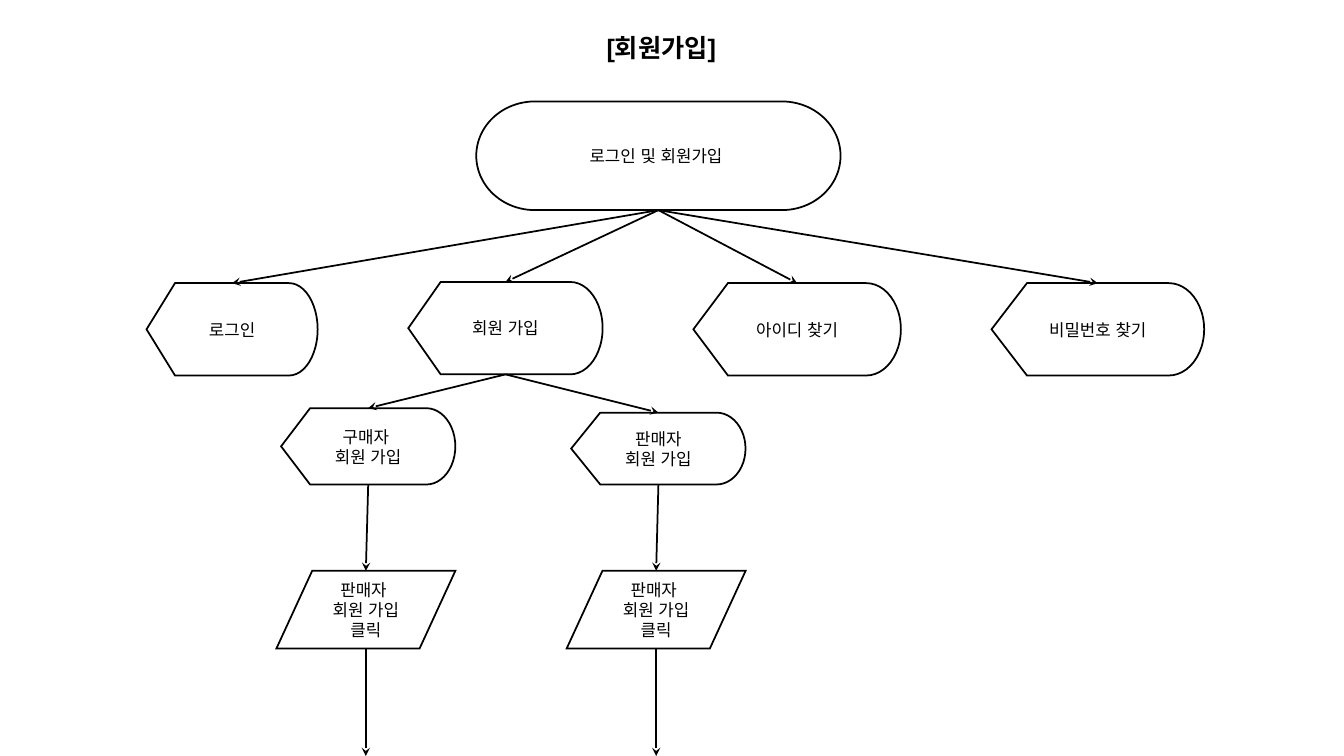
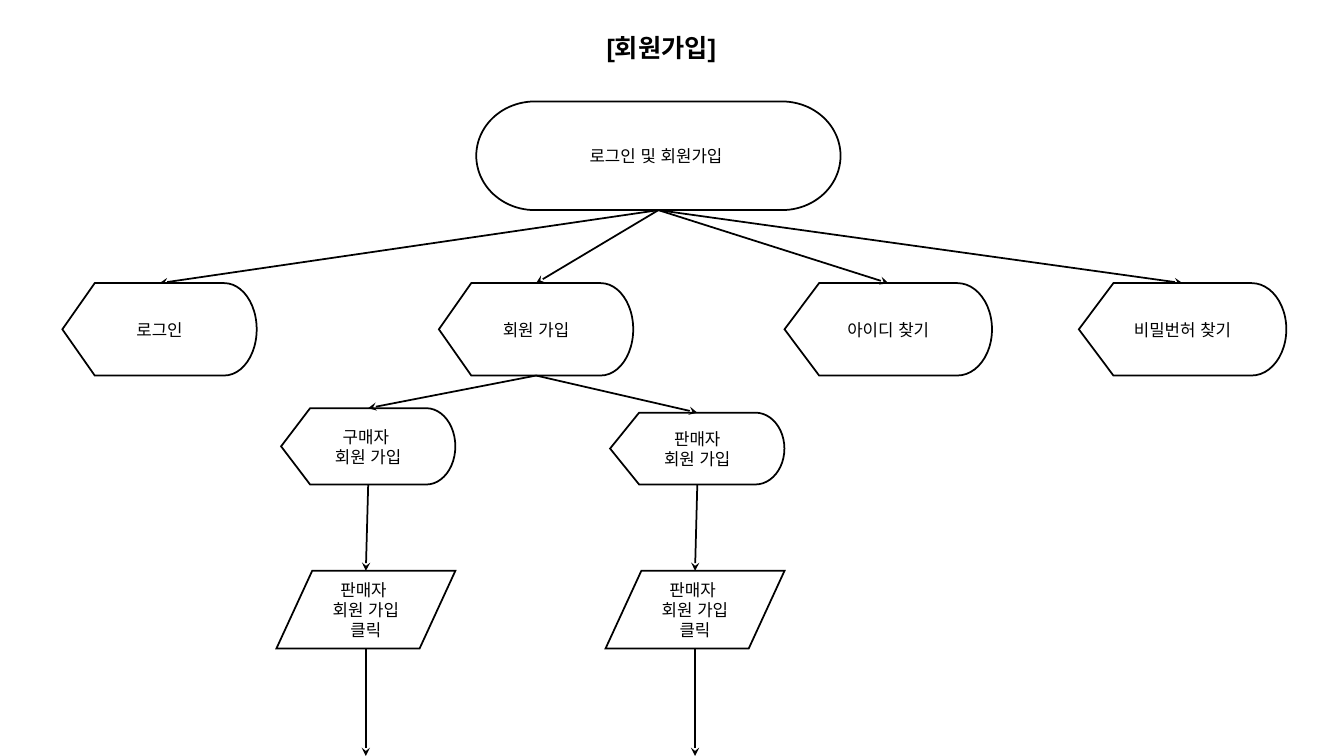
Before and after one commit to PARKJAEGWON/ecommerce7th, a slide deck: slide 2 of resource/01.기능/02.[Uranus]프로세스.pptx. Drawn at 1344x756 pixels with LibreOffice and Linux fonts; fonts in the diff are those of the drawing. Boxes give left, top, right and bottom in pixels: in the first picture for what was removed or moved away, otherwise in the second. Text is boxed around its words. In the diff, an @@ line names an element or a change of style, - is before the commit and + after.

```diff
--- a/resource/01.기능/02.[Uranus]프로세스.pptx
+++ b/resource/01.기능/02.[Uranus]프로세스.pptx
@@ arrow moved from (658, 210) - (232, 283) to (658, 210) - (159, 283) @@
@@ arrow moved from (658, 210) - (505, 282) to (658, 210) - (536, 283) @@
@@ arrow moved from (658, 210) - (1098, 283) to (658, 210) - (1183, 283) @@
@@ arrow moved from (658, 210) - (798, 283) to (658, 210) - (888, 283) @@
@@ flow chart display "로그인": place and size @@
-flow chart display "로그인" at box(146, 283, 318, 376)
+flow chart display "로그인" at box(63, 283, 257, 376)
@@ flow chart display "회원 가입": place and size @@
-flow chart display "회원 가입" at box(408, 282, 603, 375)
+flow chart display "회원 가입" at box(439, 283, 633, 376)
@@ flow chart display "아이디 찾기": place and size @@
-flow chart display "아이디 찾기" at box(694, 283, 901, 376)
+flow chart display "아이디 찾기" at box(784, 283, 992, 376)
@@ flow chart display "비밀번허 찾기": place and size @@
-flow chart display "비밀번허 찾기" at box(992, 283, 1205, 376)
+flow chart display "비밀번허 찾기" at box(1079, 283, 1287, 376)
@@ text in flow chart display at box(1134, 322, 1231, 338): text changed @@
-비밀번호 찾기
+비밀번허 찾기
@@ arrow moved from (505, 374) - (368, 408) to (536, 376) - (368, 408) @@
@@ arrow moved from (505, 374) - (658, 412) to (536, 376) - (698, 412) @@
@@ 2 arrows, 1 flow chart display, 1 flow chart input output: place and size @@
-2 arrows, 1 flow chart display, 1 flow chart input output at box(567, 412, 746, 756)
+2 arrows, 1 flow chart display, 1 flow chart input output at box(606, 412, 785, 756)
```
Also in this commit, not shown: 2 other slides changed, 1 slide added.
